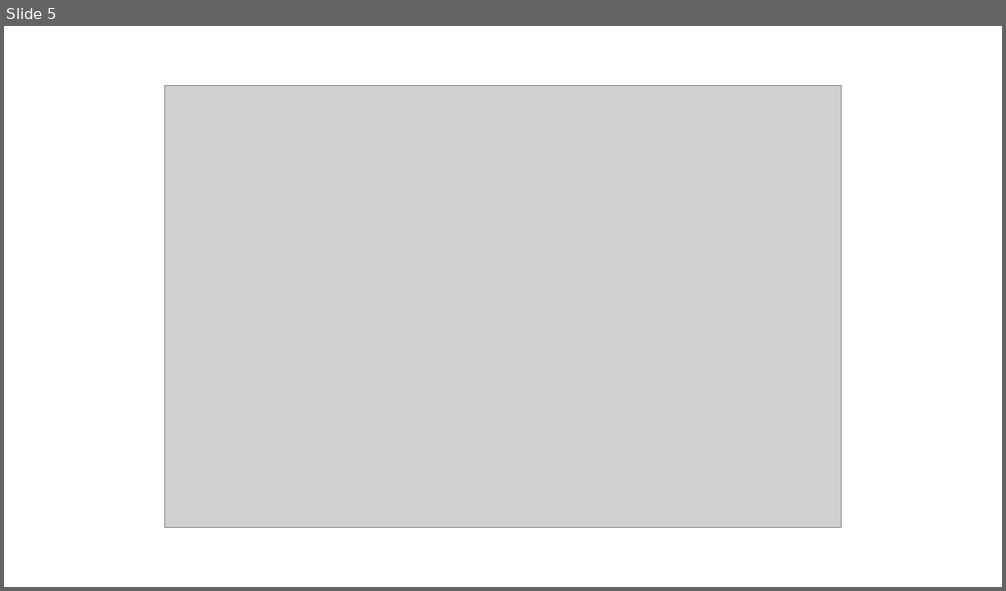
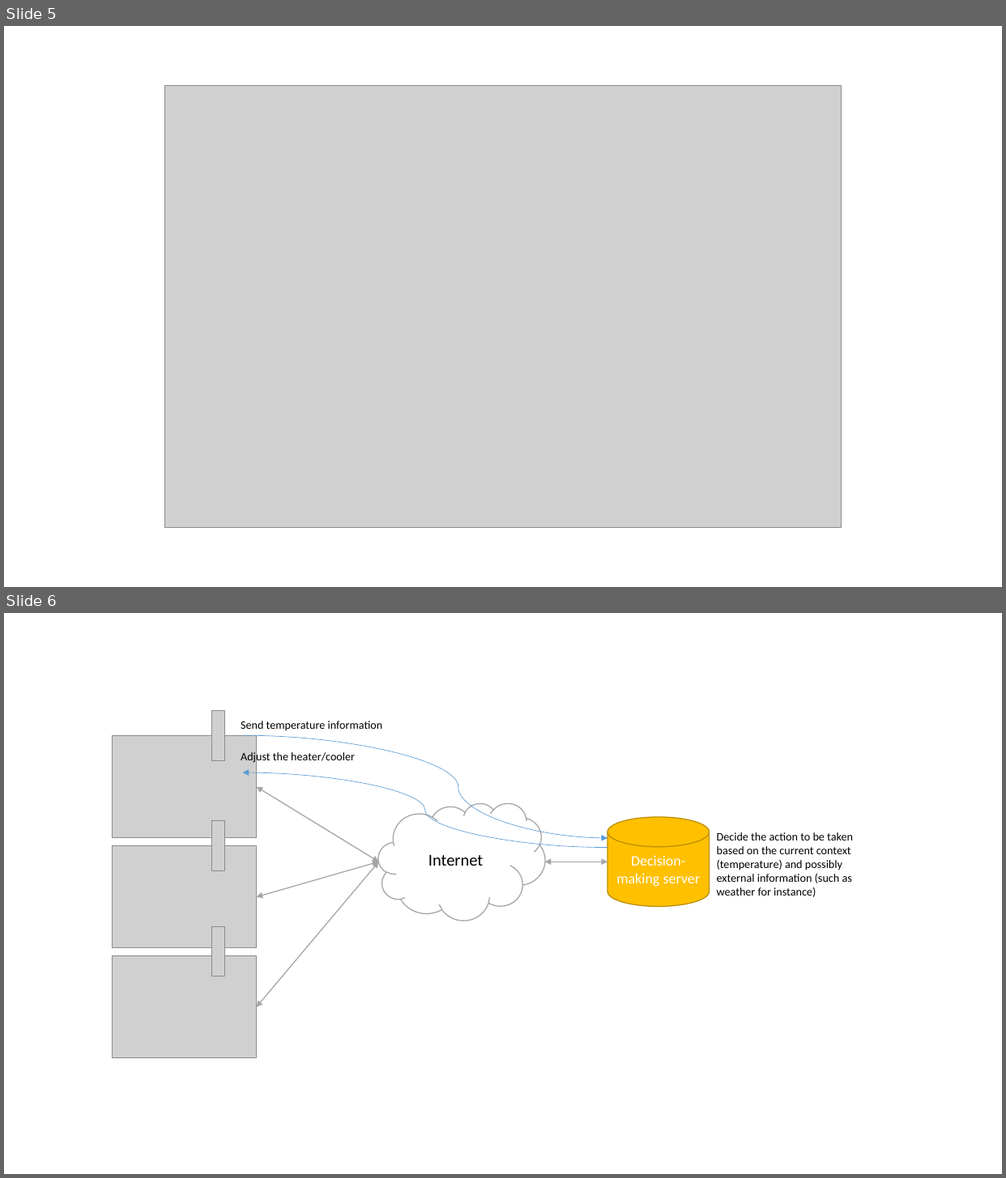
Before and after one commit to bmaingret/PFE-Report, a slide deck: images/images-work.pptx. Shown one above the other, each under a label of ours: slide 5 before the commit, slides 5 and 6 after it. The pictures are 1006x591 and 1006x1178 pixels, drawn with LibreOffice and Linux fonts; fonts in the diff are those of the drawing; grey boxes stand for pictures. Boxes give left, top, right and bottom in pixels: in the first picture for what was removed or moved away, otherwise in the second. Text is boxed around its words. In the diff, an @@ line names an element or a change of style, - is before the commit and + after.

```diff
--- a/images/images-work.pptx
+++ b/images/images-work.pptx
@@ slide 6 added at (4,613,1002,1174), background #FFFFFF @@
@@ picture added at (212,711,225,761) @@
@@ text added at (241,721,383,731), 11 pt, text #000000 @@
+Send temperature information
@@ picture added at (113,736,257,838) @@
@@ text added at (241,751,355,764), 11 pt, text #000000 @@
+Adjust the heater/cooler
@@ curved arrow added from (243, 736) to (607, 838), #5B9BD5 0.5 pt @@
@@ curved arrow added from (607, 847) to (243, 773), #5B9BD5 0.5 pt @@
@@ double arrow added from (256, 786) to (379, 862), #A5A5A5 1 pt @@
@@ cloud added at (378,803,545,921), fill #FFFFFF, outline #A5A5A5 1 pt, 16 pt, text #000000 @@
+Internet
@@ picture added at (212,821,225,871) @@
@@ cylinder added at (607,817,710,907), fill #FFC000, outline #BD8E00 1 pt, 14 pt, text #FFFFFF @@
+Decision-making server
@@ picture added at (113,845,257,948) @@
@@ text added at (717,833,853,897), 11 pt, text #000000 @@
+Decide the action to be taken based on the current context (temperature) and possibly external information (such as weather for instance)
@@ double arrow added from (256, 897) to (379, 862), #A5A5A5 1 pt @@
@@ double arrow added from (256, 1007) to (379, 862), #A5A5A5 1 pt @@
@@ double arrow added from (545, 862) to (607, 862), #A5A5A5 1 pt @@
@@ picture added at (212,926,225,977) @@
@@ picture added at (113,956,257,1059) @@
```
Also in this commit, not shown: 1 other slide added, 2 slides removed, 3 other files.
